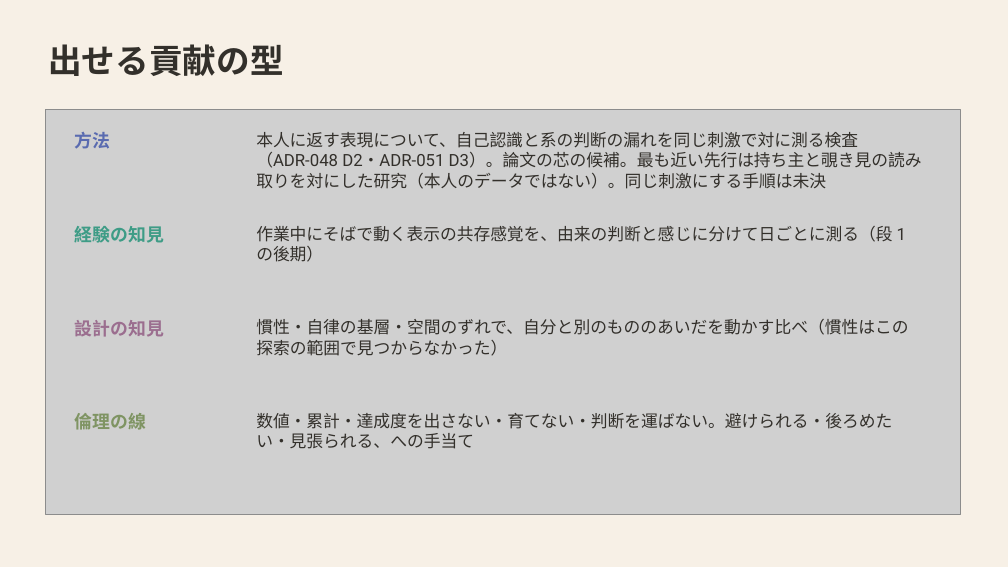
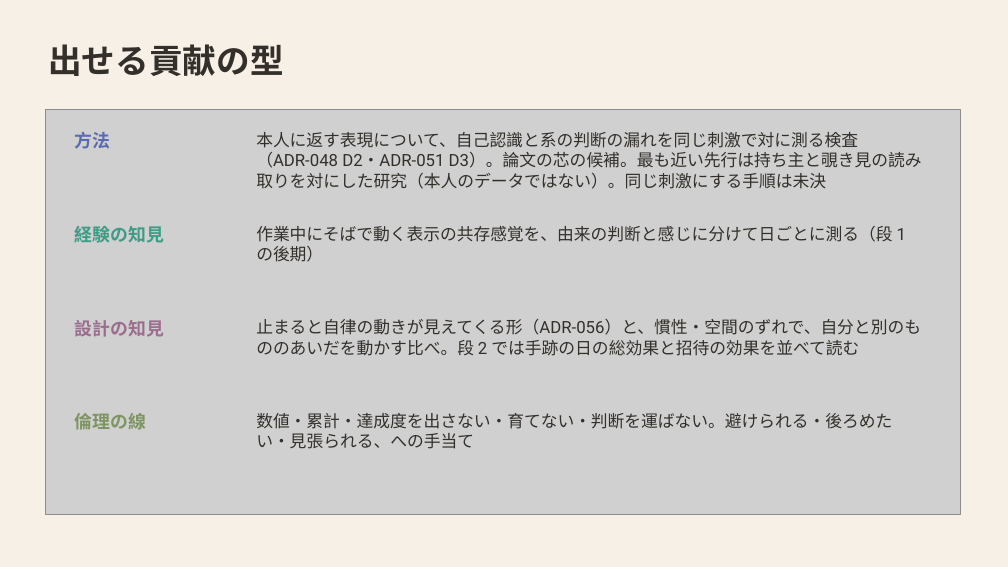
Before and after one commit to mikotomiura/GSE-prototype, a slide deck: slide 24 of docs/slides/project-overview/GSE_handmark_design.pptx (slide 22 before the commit). Drawn at 1008x567 pixels with LibreOffice and Linux fonts; fonts in the diff are those of the drawing; grey boxes stand for pictures. Boxes give left, top, right and bottom in pixels: in the first picture for what was removed or moved away, otherwise in the second. Text is boxed around its words. In the diff, an @@ line names an element or a change of style, - is before the commit and + after.

```diff
--- a/docs/slides/project-overview/GSE_handmark_design.pptx
+++ b/docs/slides/project-overview/GSE_handmark_design.pptx
@@ text at (256,319,921,356): text changed @@
-慣性・自律の基層・空間のずれで、自分と別のもののあいだを動かす比べ（慣性はこの探索の範囲で見つからなかった）
+止まると自律の動きが見えてくる形（ADR-056）と、慣性・空間のずれで、自分と別のもののあいだを動かす比べ。段 2 では手跡の日の総効果と招待の効果を並べて読む
```
Also in this commit, not shown: 14 other slides changed, 3 slides added, 12 other files.
